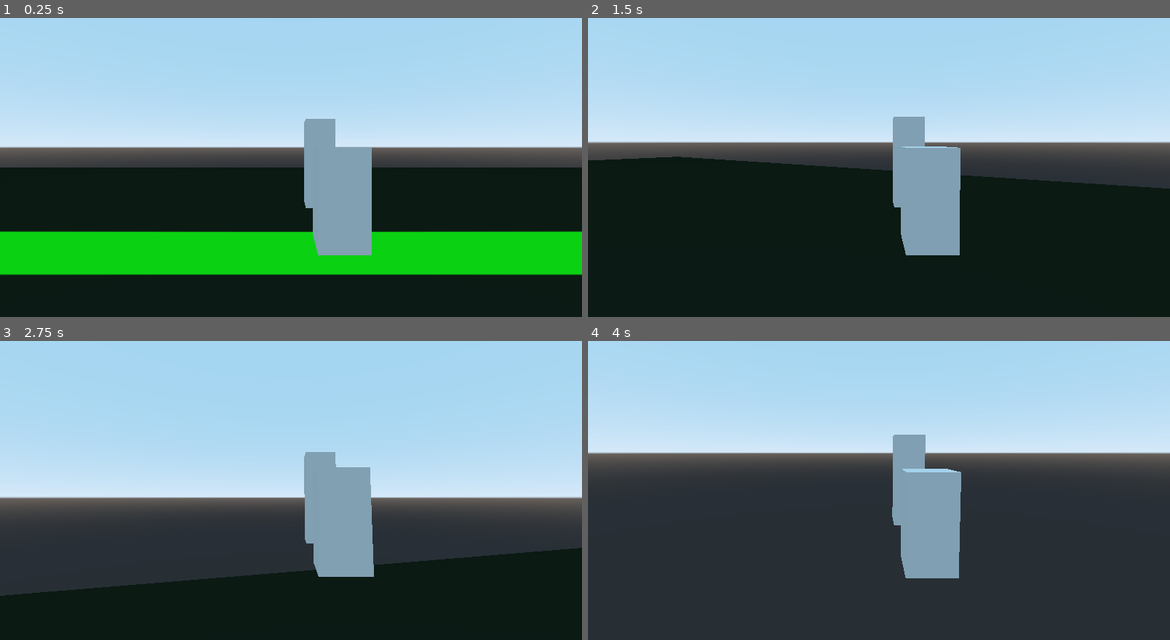
Above: before the commit, frames 1-4 (two rows, left to right).
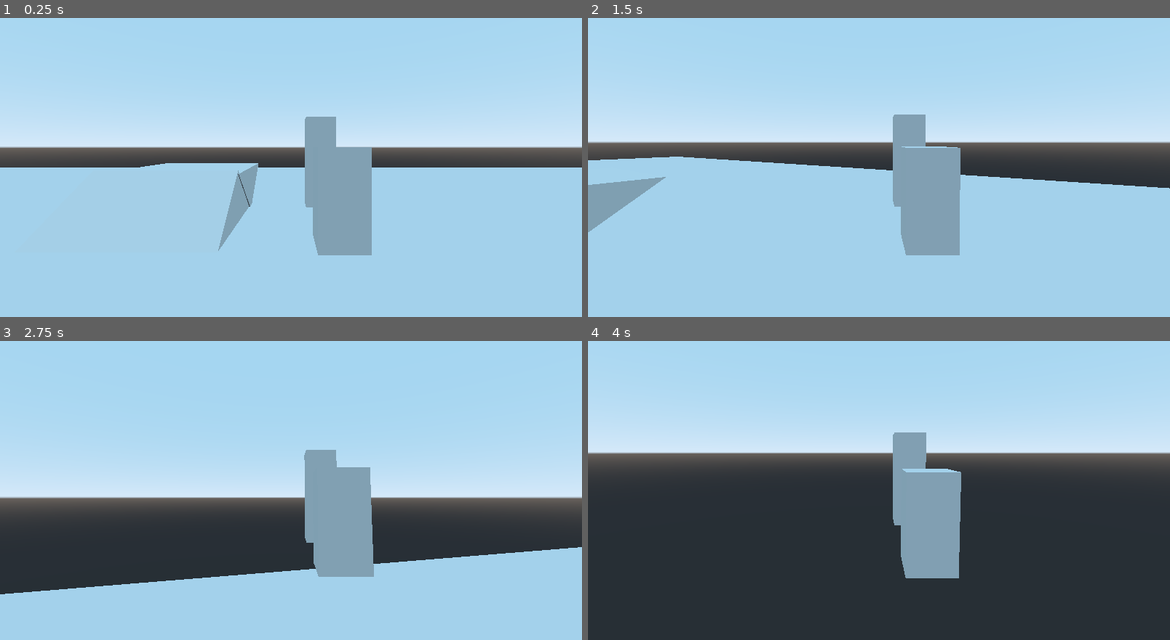
Above: after the commit, the same moments.

Repository: Paulpanther/MultiplayerTowerDefense
Game: Godot game, scene res://game/game.tscn
The game is run twice, just before and just after one commit, with the same random seed, the same clock (stepped at 60 frames per second) and the same inputs.
Inputs (mouse positions are in pixels of both pictures, inside the frame that each line leads up to):
- Up to frame 1 (0.25 s): no input
- Up to frame 2 (1.5 s): tap Enter (ui_accept) at 0.5, 0.77 s; move the mouse to (908, 146) at 0.52 s; hold Q (camera_left) 0.53-1.28 s; hold W (move_forward) from 0.53 s (still down); click (908, 146) at 0.67 s; move the mouse to (849, 149) at 1.27 s; tap E (camera_right) at 1.35 s
- Up to frame 3 (2.75 s): keep holding W (move_forward); tap Enter (ui_accept) at 1.52 s; move the mouse to (302, 463) at 2.02 s; hold Q (camera_left) from 2.03 s (still down)
- Up to frame 4 (4 s): keep holding W (move_forward); move the mouse to (873, 475) at 2.77 s; release Q (camera_left) at 2.78 s; tap E (camera_right) at 2.85 s; click (873, 475) at 2.92 s; tap Enter (ui_accept) at 3.02, 3.77 s; move the mouse to (919, 475) at 3.52 s; hold Q (camera_left) from 3.53 s (still down)

The runs differ from the first frame. In frame 1, 47% of the frame differs, in the area x 0-100%, y 33-100%; in frame 2, 46%; in frame 3, 23%; in frame 4, less than 0.1%.

Commit message:
Add move and slide with snap

Diff:
--- a/level/level0/level0.tscn
+++ b/level/level0/level0.tscn
@@ -1,17 +1,17 @@
-[gd_scene load_steps=8 format=2]
+[gd_scene load_steps=7 format=2]
 
 [ext_resource path="res://level/level0/levelController.gd" type="Script" id=1]
 [ext_resource path="res://level/level0/assets/map.obj" type="ArrayMesh" id=2]
-[ext_resource path="res://level/level0/textures/map_texture.png" type="Texture" id=3]
 [ext_resource path="res://level/level0/assets/enemy_path_0.tres" type="Curve3D" id=4]
 
-[sub_resource type="CylinderMesh" id=4]
+[sub_resource type="BoxShape" id=2]
+extents = Vector3( 40, 0.05, 20 )
 
-[sub_resource type="BoxShape" id=2]
-extents = Vector3( 10, 0.05, 10 )
+[sub_resource type="PrismMesh" id=3]
+size = Vector3( 4, 1.5, 4 )
 
-[sub_resource type="SpatialMaterial" id=3]
-albedo_texture = ExtResource( 3 )
+[sub_resource type="ConvexPolygonShape" id=4]
+points = PoolVector3Array( -2, -0.75, -2, -2, -0.75, 2, 0, 0.75, -2, 2, -0.75, -2, 2, -0.75, 2, 0, 0.75, 2 )
 
 [node name="level_0_spatial" type="Spatial"]
 script = ExtResource( 1 )
@@ -26,15 +26,40 @@
 
 [node name="MeshInstance" type="MeshInstance" parent="enemy_path/enemy_path_follow/StaticBody"]
 transform = Transform( 1, 0, 0, 0, 1, 0, 0, 0, 1, 0, 1.05009, 0 )
-mesh = SubResource( 4 )
-material/0 = null
 
 [node name="StaticBody" type="StaticBody" parent="."]
 collision_layer = 3
 
 [node name="CollisionShape" type="CollisionShape" parent="StaticBody"]
+transform = Transform( 1, 0, 0, 0, 1, 0, 0, 0, 1, 0.00113678, 0.0273337, 0.0128708 )
 shape = SubResource( 2 )
 
 [node name="MeshInstance" type="MeshInstance" parent="StaticBody"]
 mesh = ExtResource( 2 )
-material/0 = SubResource( 3 )
+material/0 = null
+
+[node name="Slope" type="StaticBody" parent="."]
+transform = Transform( -0.00373498, 0, 0.999993, 0, 1, 0, -0.999993, 0, -0.00373498, 4.45494, 0.912944, 0.873787 )
+collision_layer = 3
+
+[node name="MeshInstance" type="MeshInstance" parent="Slope"]
+transform = Transform( 1, 0, 0, 0, 1, 0, 0, 0, 1, -0.826159, -0.234319, -0.00308568 )
+mesh = SubResource( 3 )
+material/0 = null
+
+[node name="CollisionShape" type="CollisionShape" parent="Slope"]
+transform = Transform( 1, 0, 0, 0, 1, 0, 0, 0, 1, -0.826159, -0.234319, -0.00308568 )
+shape = SubResource( 4 )
+
+[node name="Slope2" type="StaticBody" parent="."]
+transform = Transform( -0.00373498, 0, 0.999993, 0.00862168, -0.999963, 3.2202e-05, 0.999956, 0.00862174, 0.00373484, 4.42875, 0.380761, 4.51485 )
+collision_layer = 3
+
+[node name="MeshInstance" type="MeshInstance" parent="Slope2"]
+transform = Transform( 1, 0, 0, 0, 1, 0, 0, 0, 1, -0.826159, -0.234319, -0.00308568 )
+mesh = SubResource( 3 )
+material/0 = null
+
+[node name="CollisionShape" type="CollisionShape" parent="Slope2"]
+transform = Transform( 1, 0, 0, 0, 1, 0, 0, 0, 1, -0.826159, -0.234319, -0.00308568 )
+shape = SubResource( 4 )
--- a/player/player.gd
+++ b/player/player.gd
@@ -24,6 +24,11 @@
 	if direction != Vector3.ZERO:
 		direction = direction.normalized()
 
-	direction = transform.basis.z * direction.z + transform.basis.x * direction.x
 
-	move_and_slide(direction * speed, Vector3.UP)
+
+	if is_on_floor():
+		direction = transform.basis.z * direction.z + transform.basis.x * direction.x
+	else:
+		direction = transform.basis.z * direction.z + transform.basis.x * direction.x + Vector3(0, -.6, 0)
+
+	move_and_slide_with_snap(direction * speed, Vector3.DOWN, Vector3.UP)
--- a/project.godot
+++ b/project.godot
@@ -37,6 +37,10 @@
 [editor_plugins]
 
 enabled=PoolStringArray( "res://addons/multiplayer/plugin.cfg" )
+
+[global]
+
+main=false
 
 [input]
 
